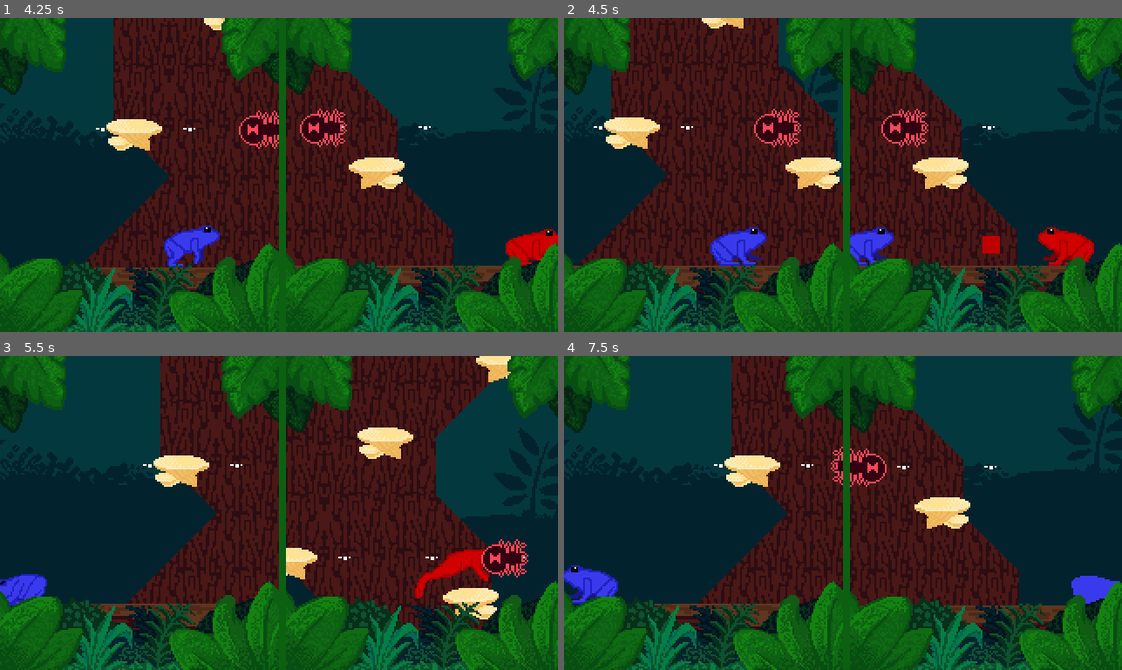
Above: before the commit, frames 1-4 (two rows, left to right).
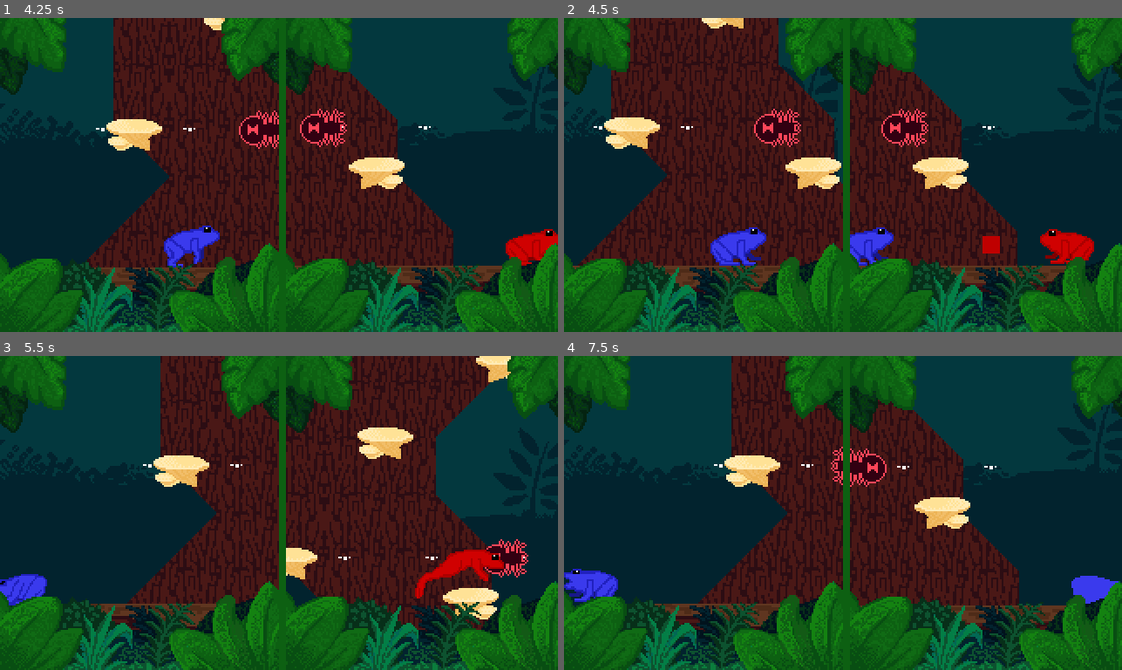
Above: after the commit, the same moments.

Repository: shrubino/CSP_LocalMult
Game: Godot game, scene res://Scenes/main.tscn
The game is run twice, just before and just after one commit, with the same random seed, the same clock (stepped at 60 frames per second) and the same inputs.
Inputs:
- Up to frame 1 (4.25 s): hold A (A) 0.53-1.28 s; hold Right (Right) 0.53-2.03 s; tap Up (Up) at 0.77, 1.52, 3.02, 3.77 s; tap S (S) at 0.8, 1.35, 2.3, 3.8 s; tap A (A) at 1.55, 3.05 s; hold Left (Left) 2.03-2.78 s; hold A (A) 2.03-2.78 s; hold Right (Right) from 2.78 s (still down); tap C (C) at 2.85 s; hold D (D) from 3.53 s (still down)
- Up to frame 2 (4.5 s): release Right (Right) at 4.28 s; release D (D) at 4.28 s; hold Left (Left) from 4.28 s (still down); tap M (M) at 4.35 s
- Up to frame 3 (5.5 s): tap Up (Up) at 4.52 s; tap A (A) at 4.55 s; release Left (Left) at 5.03 s; hold Right (Right) from 5.03 s (still down); hold S (S) from 5.03 s (still down); tap N (N) at 5.1 s
- Up to frame 4 (7.5 s): release Right (Right) at 5.78 s; release S (S) at 5.78 s; hold Left (Left) 5.78-7.28 s; tap S (S) at 5.85 s; tap Up (Up) at 6.02, 6.77 s; tap A (A) at 6.05 s; hold S (S) 6.53-7.28 s; tap Space (Space) at 6.6 s; hold Right (Right) from 7.28 s (still down); tap V (V) at 7.35 s

Frame 1 is identical in both runs. In frame 2, 0.3% of the frame differs, in the area x 85-95%, y 66-79%; in frame 3, 0.2%; in frame 4, 0.4%, in the area x 0-10%, y 66-79%.

Commit message:
updatedmain

Diff:
--- a/local-multiplayer-game/Scenes/Level1.tscn
+++ b/local-multiplayer-game/Scenes/Level1.tscn
@@ -195,9 +195,11 @@
 tile_set = SubResource("TileSet_slnnj")
 
 [node name="Player1" parent="." instance=ExtResource("2_6l7je")]
+z_index = 2
 position = Vector2(113, 160)
 
 [node name="Player2" parent="." instance=ExtResource("3_ysn8j")]
+z_index = 2
 position = Vector2(214, 155)
 falling = false
 groundstun = false
--- a/local-multiplayer-game/Scenes/Player1.tscn
+++ b/local-multiplayer-game/Scenes/Player1.tscn
@@ -70,30 +70,14 @@
 atlas = ExtResource("2_hjvw7")
 region = Rect2(1152, 0, 64, 64)
 
+[sub_resource type="AtlasTexture" id="AtlasTexture_qjdxo"]
+atlas = ExtResource("3_h0l6a")
+region = Rect2(128, 0, 64, 64)
+
 [sub_resource type="AtlasTexture" id="AtlasTexture_xvxd0"]
 atlas = ExtResource("3_h0l6a")
 region = Rect2(0, 0, 64, 64)
 
-[sub_resource type="AtlasTexture" id="AtlasTexture_lyuyb"]
-atlas = ExtResource("3_h0l6a")
-region = Rect2(64, 0, 64, 64)
-
-[sub_resource type="AtlasTexture" id="AtlasTexture_qjdxo"]
-atlas = ExtResource("3_h0l6a")
-region = Rect2(128, 0, 64, 64)
-
-[sub_resource type="AtlasTexture" id="AtlasTexture_wba20"]
-atlas = ExtResource("3_h0l6a")
-region = Rect2(192, 0, 64, 64)
-
-[sub_resource type="AtlasTexture" id="AtlasTexture_kawcg"]
-atlas = ExtResource("3_h0l6a")
-region = Rect2(256, 0, 64, 64)
-
-[sub_resource type="AtlasTexture" id="AtlasTexture_23b60"]
-atlas = ExtResource("3_h0l6a")
-region = Rect2(320, 0, 64, 64)
-
 [sub_resource type="AtlasTexture" id="AtlasTexture_vyhf4"]
 atlas = ExtResource("4_hgfcu")
 region = Rect2(0, 0, 64, 64)
@@ -198,14 +182,6 @@
 atlas = ExtResource("4_h0l6a")
 region = Rect2(320, 0, 64, 64)
 
-[sub_resource type="AtlasTexture" id="AtlasTexture_f62vu"]
-atlas = ExtResource("8_3odvt")
-region = Rect2(0, 0, 32, 32)
-
-[sub_resource type="AtlasTexture" id="AtlasTexture_83f40"]
-atlas = ExtResource("8_3odvt")
-region = Rect2(32, 0, 32, 32)
-
 [sub_resource type="AtlasTexture" id="AtlasTexture_f56bx"]
 atlas = ExtResource("8_3odvt")
 region = Rect2(64, 0, 32, 32)
@@ -226,10 +202,6 @@
 atlas = ExtResource("8_3odvt")
 region = Rect2(192, 0, 32, 32)
 
-[sub_resource type="AtlasTexture" id="AtlasTexture_d8ei8"]
-atlas = ExtResource("8_3odvt")
-region = Rect2(224, 0, 32, 32)
-
 [sub_resource type="AtlasTexture" id="AtlasTexture_dvont"]
 atlas = ExtResource("2_n5fpy")
 region = Rect2(0, 0, 32, 32)
@@ -361,22 +333,10 @@
 }, {
 "frames": [{
 "duration": 1.0,
+"texture": SubResource("AtlasTexture_qjdxo")
+}, {
+"duration": 1.0,
 "texture": SubResource("AtlasTexture_xvxd0")
-}, {
-"duration": 1.0,
-"texture": SubResource("AtlasTexture_lyuyb")
-}, {
-"duration": 1.0,
-"texture": SubResource("AtlasTexture_qjdxo")
-}, {
-"duration": 1.0,
-"texture": SubResource("AtlasTexture_wba20")
-}, {
-"duration": 1.0,
-"texture": SubResource("AtlasTexture_kawcg")
-}, {
-"duration": 1.0,
-"texture": SubResource("AtlasTexture_23b60")
 }],
 "loop": true,
 "name": &"airtongue",
@@ -533,12 +493,6 @@
 }, {
 "frames": [{
 "duration": 1.0,
-"texture": SubResource("AtlasTexture_f62vu")
-}, {
-"duration": 1.0,
-"texture": SubResource("AtlasTexture_83f40")
-}, {
-"duration": 1.0,
 "texture": SubResource("AtlasTexture_f56bx")
 }, {
 "duration": 1.0,
@@ -552,9 +506,6 @@
 }, {
 "duration": 1.0,
 "texture": SubResource("AtlasTexture_lwcyu")
-}, {
-"duration": 1.0,
-"texture": SubResource("AtlasTexture_d8ei8")
 }],
 "loop": true,
 "name": &"groundtongue",
@@ -686,7 +637,7 @@
 
 [node name="Sprite2D" type="AnimatedSprite2D" parent="." groups=["Player"]]
 sprite_frames = SubResource("SpriteFrames_2ale3")
-animation = &"groundstun"
+animation = &"airtongue"
 autoplay = "idle"
 
 [connection signal="body_entered" from="Tongue" to="." method="_on_tongue_body_entered"]
--- a/local-multiplayer-game/Scenes/Player2.tscn
+++ b/local-multiplayer-game/Scenes/Player2.tscn
@@ -94,30 +94,14 @@
 atlas = ExtResource("2_7m8ro")
 region = Rect2(1152, 0, 64, 64)
 
+[sub_resource type="AtlasTexture" id="AtlasTexture_scrvb"]
+atlas = ExtResource("3_nfgwa")
+region = Rect2(128, 0, 64, 64)
+
 [sub_resource type="AtlasTexture" id="AtlasTexture_dkf0i"]
 atlas = ExtResource("3_nfgwa")
 region = Rect2(0, 0, 64, 64)
 
-[sub_resource type="AtlasTexture" id="AtlasTexture_yf0sp"]
-atlas = ExtResource("3_nfgwa")
-region = Rect2(64, 0, 64, 64)
-
-[sub_resource type="AtlasTexture" id="AtlasTexture_scrvb"]
-atlas = ExtResource("3_nfgwa")
-region = Rect2(128, 0, 64, 64)
-
-[sub_resource type="AtlasTexture" id="AtlasTexture_3ggqf"]
-atlas = ExtResource("3_nfgwa")
-region = Rect2(192, 0, 64, 64)
-
-[sub_resource type="AtlasTexture" id="AtlasTexture_ktj88"]
-atlas = ExtResource("3_nfgwa")
-region = Rect2(256, 0, 64, 64)
-
-[sub_resource type="AtlasTexture" id="AtlasTexture_47dmo"]
-atlas = ExtResource("3_nfgwa")
-region = Rect2(320, 0, 64, 64)
-
 [sub_resource type="AtlasTexture" id="AtlasTexture_6p0i8"]
 atlas = ExtResource("3_niw6a")
 region = Rect2(0, 0, 64, 64)
@@ -222,14 +206,6 @@
 atlas = ExtResource("7_oixfn")
 region = Rect2(320, 0, 64, 64)
 
-[sub_resource type="AtlasTexture" id="AtlasTexture_siqra"]
-atlas = ExtResource("8_yp5jh")
-region = Rect2(0, 0, 32, 32)
-
-[sub_resource type="AtlasTexture" id="AtlasTexture_g4d8x"]
-atlas = ExtResource("8_yp5jh")
-region = Rect2(32, 0, 32, 32)
-
 [sub_resource type="AtlasTexture" id="AtlasTexture_quvyv"]
 atlas = ExtResource("8_yp5jh")
 region = Rect2(64, 0, 32, 32)
@@ -250,10 +226,6 @@
 atlas = ExtResource("8_yp5jh")
 region = Rect2(192, 0, 32, 32)
 
-[sub_resource type="AtlasTexture" id="AtlasTexture_uxe60"]
-atlas = ExtResource("8_yp5jh")
-region = Rect2(224, 0, 32, 32)
-
 [sub_resource type="AtlasTexture" id="AtlasTexture_3tsci"]
 atlas = ExtResource("2_kfthp")
 region = Rect2(0, 0, 32, 32)
@@ -400,22 +372,10 @@
 }, {
 "frames": [{
 "duration": 1.0,
+"texture": SubResource("AtlasTexture_scrvb")
+}, {
+"duration": 1.0,
 "texture": SubResource("AtlasTexture_dkf0i")
-}, {
-"duration": 1.0,
-"texture": SubResource("AtlasTexture_yf0sp")
-}, {
-"duration": 1.0,
-"texture": SubResource("AtlasTexture_scrvb")
-}, {
-"duration": 1.0,
-"texture": SubResource("AtlasTexture_3ggqf")
-}, {
-"duration": 1.0,
-"texture": SubResource("AtlasTexture_ktj88")
-}, {
-"duration": 1.0,
-"texture": SubResource("AtlasTexture_47dmo")
 }],
 "loop": true,
 "name": &"airtongue",
@@ -572,12 +532,6 @@
 }, {
 "frames": [{
 "duration": 1.0,
-"texture": SubResource("AtlasTexture_siqra")
-}, {
-"duration": 1.0,
-"texture": SubResource("AtlasTexture_g4d8x")
-}, {
-"duration": 1.0,
 "texture": SubResource("AtlasTexture_quvyv")
 }, {
 "duration": 1.0,
@@ -591,9 +545,6 @@
 }, {
 "duration": 1.0,
 "texture": SubResource("AtlasTexture_1dfbu")
-}, {
-"duration": 1.0,
-"texture": SubResource("AtlasTexture_uxe60")
 }],
 "loop": true,
 "name": &"groundtongue",
@@ -725,7 +676,7 @@
 
 [node name="Sprite2D" type="AnimatedSprite2D" parent="." groups=["Player"]]
 sprite_frames = SubResource("SpriteFrames_eus2p")
-animation = &"groundstun"
+animation = &"airtongue"
 autoplay = "idle"
 
 [connection signal="body_entered" from="Tongue" to="." method="_on_tongue_body_entered"]
--- a/local-multiplayer-game/Scripts/player_1.gd
+++ b/local-multiplayer-game/Scripts/player_1.gd
@@ -231,7 +231,7 @@
 		if abs(velocity.x) > 0.1 and is_on_floor() and !is_on_wall():
 			anim.speed_scale = abs(velocity.x / 150)
 			anim.play("run")
-		elif abs(velocity.x) < 0.1 and is_on_floor() and !isStunned:
+		elif abs(velocity.x) < 0.1 and is_on_floor() and !isStunned and !tongueFiring:
 			anim.speed_scale = 1
 			anim.play("idle")
 
--- a/local-multiplayer-game/Scripts/player_2.gd
+++ b/local-multiplayer-game/Scripts/player_2.gd
@@ -232,7 +232,7 @@
 		if abs(velocity.x) > 0.1 and is_on_floor() and !is_on_wall():
 			anim.speed_scale = abs(velocity.x / 150)
 			anim.play("run")
-		elif abs(velocity.x) < 0.1 and is_on_floor() and !isStunned:
+		elif abs(velocity.x) < 0.1 and is_on_floor() and !isStunned and !tongueFiring:
 			anim.speed_scale = 1
 			anim.play("idle")
 
Not shown: 1 places in local-multiplayer-game/Scenes/Level1.tscn that only renumber resources
Not shown: 1 places in local-multiplayer-game/Scenes/Player1.tscn that only renumber resources
Not shown: 1 places in local-multiplayer-game/Scenes/Player2.tscn that only renumber resources
